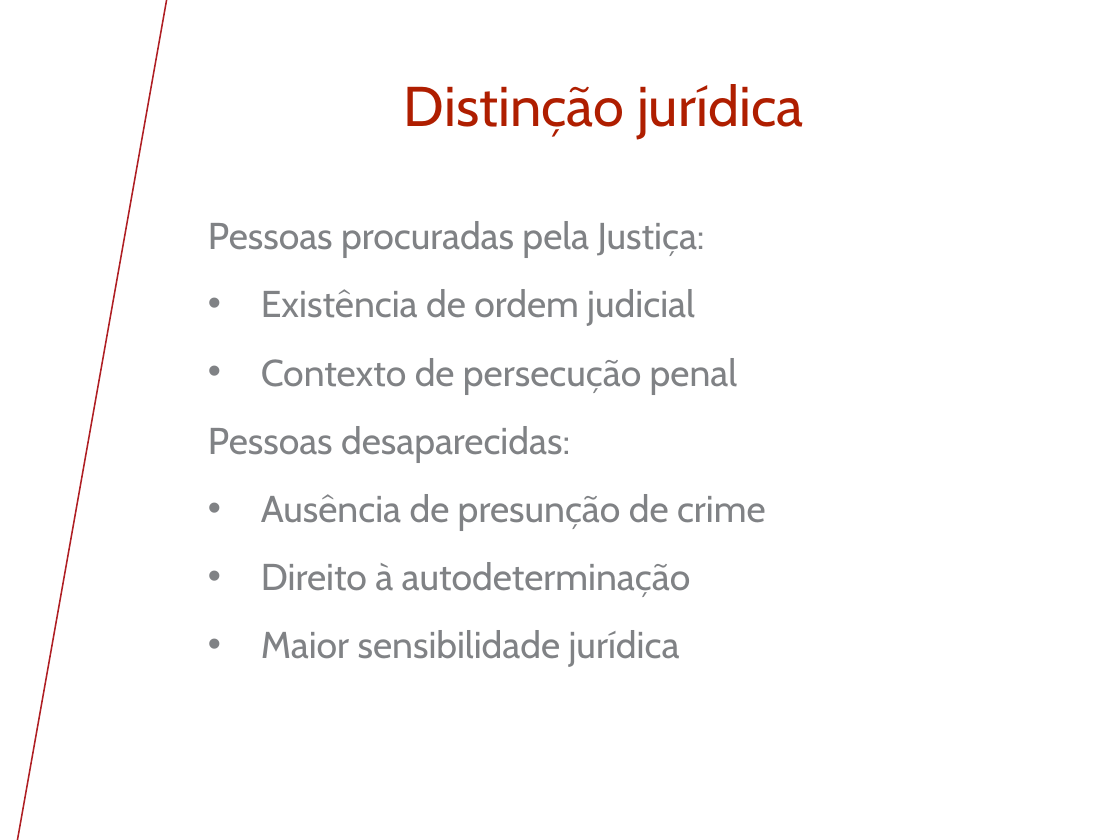
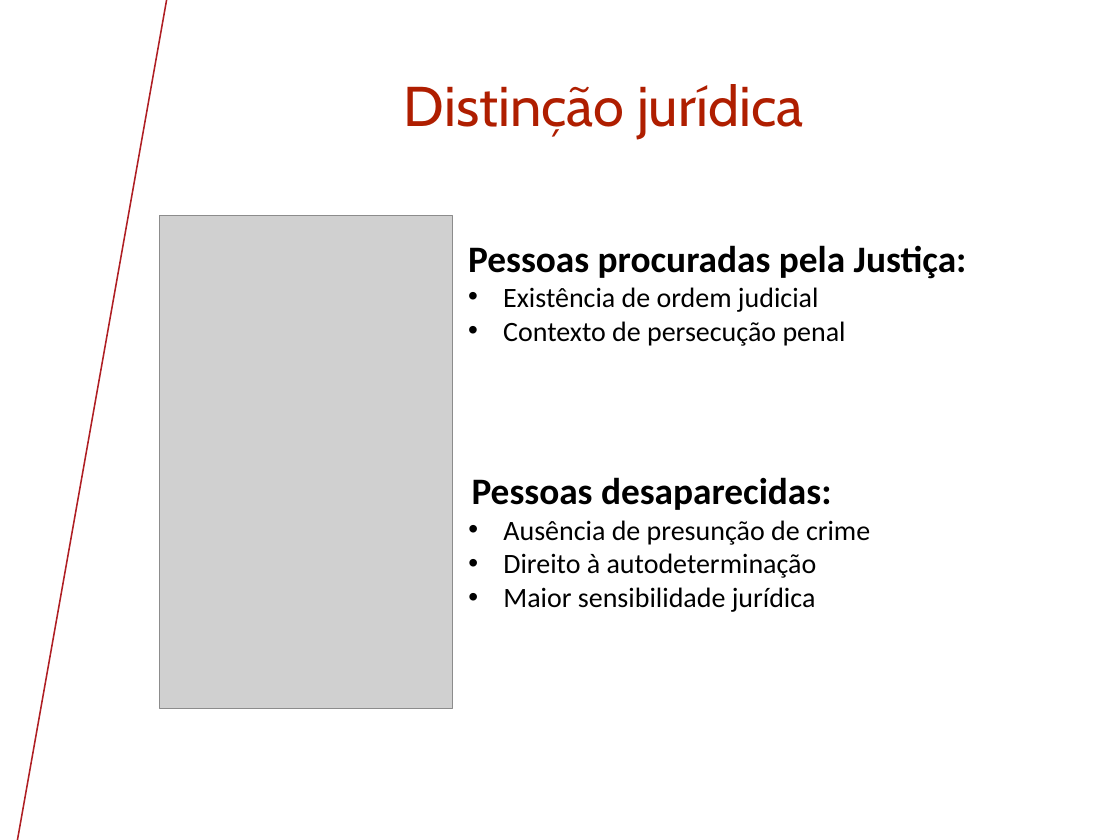
Before and after one commit to saxsoares/TCC-UNIVESP-2026, a slide deck: slide 18 of Apresentação TCC.pptx (slide 17 before the commit). Drawn at 1120x840 pixels with LibreOffice and Linux fonts; fonts in the diff are those of the drawing; grey boxes stand for pictures; background and template pictures are left out. Boxes give left, top, right and bottom in pixels: in the first picture for what was removed or moved away, otherwise in the second. Text is boxed around its words. In the diff, an @@ line names an element or a change of style, - is before the commit and + after.

```diff
--- a/Apresentação TCC.pptx
+++ b/Apresentação TCC.pptx
@@ picture added at [160, 215, 452, 708] @@
@@ text at [208, 221, 738, 394]: paragraphs removed @@
-Pessoas procuradas pela Justiça:
-• Existência de ordem judicial
-• Contexto de persecução penal
@@ text added at [468, 245, 967, 346], 18 pt, text #000000 @@
+Pessoas procuradas pela Justiça:
+• Existência de ordem judicial
+• Contexto de persecução penal
@@ text "Pessoas desaparecidas:": place and size @@
-text "Pessoas desaparecidas:" at [208, 221, 766, 667]
+text "Pessoas desaparecidas:" at [472, 477, 870, 612]
@@ text "Pessoas desaparecidas:" at [472, 477, 870, 612]: font Cabin to Calibri, text colour #808285 to #000000; bold on in "Pessoas desaparecidas:"; size 24 to 18 pt in "Ausência de presunção de crime", "Direito à autodeterminação", "Maior sensibilidade jurídica"; line spacing 1.3 to 1; less space between paragraphs; indent changed; bullet colour #808285 to #000000 @@
```
Also in this commit, not shown: 17 other slides changed, 4 slides added, 3 slides removed, 2 other files.
